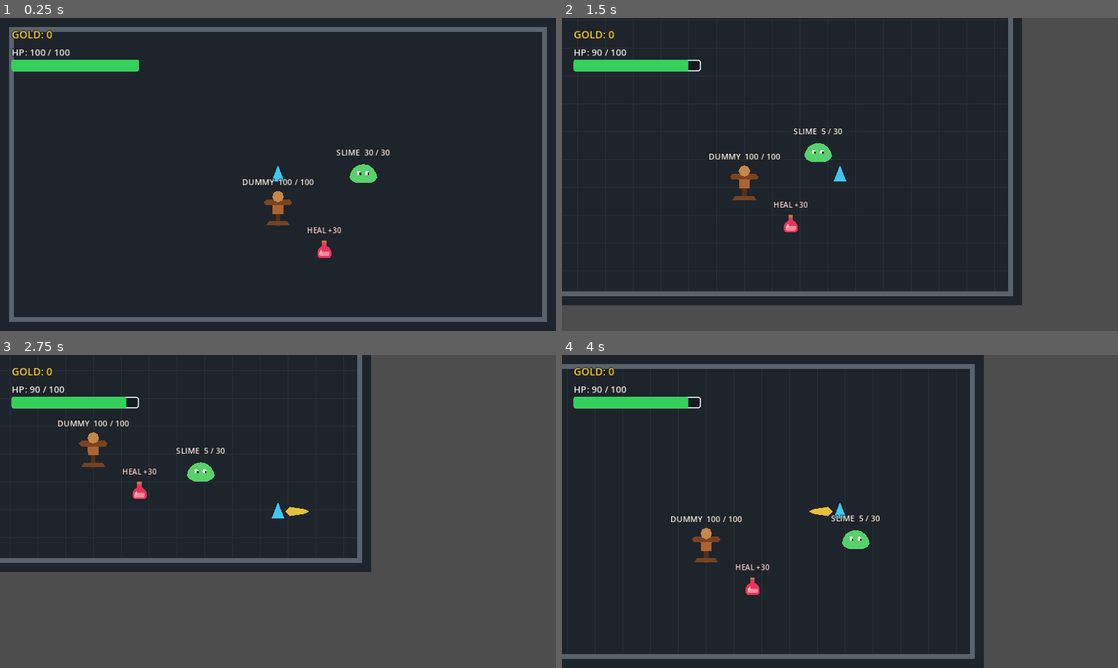
Above: before the commit, frames 1-4 (two rows, left to right).
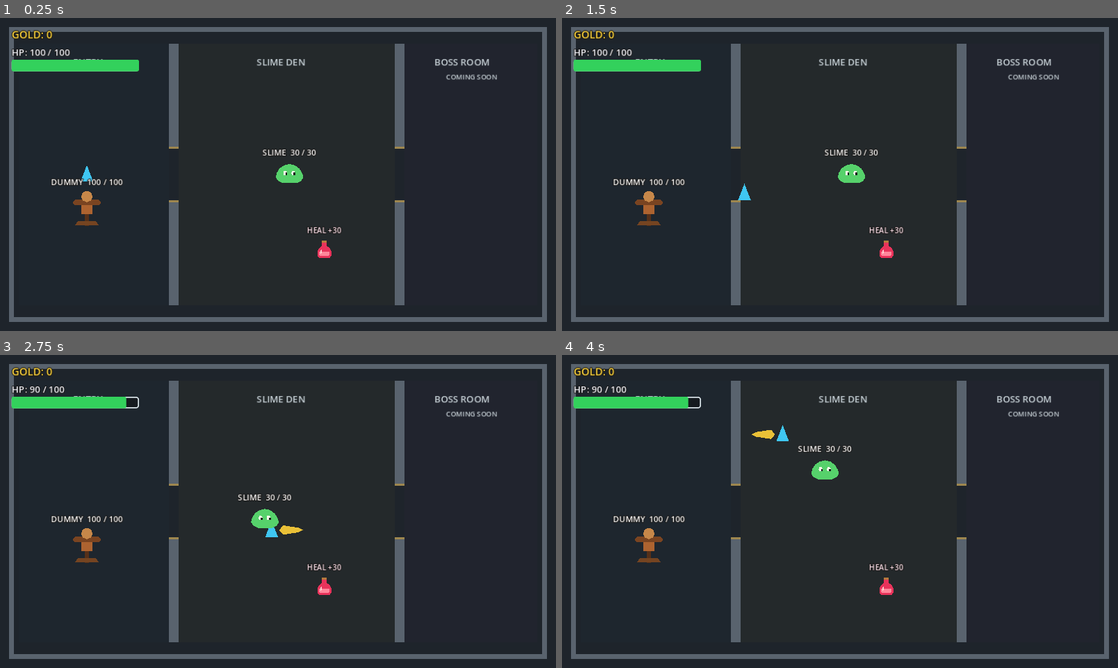
Above: after the commit, the same moments.

Repository: kartorhys-ship-it/mini-action-rpg
Game: Godot game, scene res://game/world/main.tscn
The game is run twice, just before and just after one commit, with the same random seed, the same clock (stepped at 60 frames per second) and the same inputs.
Inputs:
- Up to frame 1 (0.25 s): no input
- Up to frame 2 (1.5 s): hold D (move_right) 0.53-1.28 s; tap Space (attack) at 0.6, 1.35 s; hold S (move_down) from 1.28 s (still down)
- Up to frame 3 (2.75 s): release S (move_down) at 2.03 s; hold D (move_right) from 2.03 s (still down); tap Space (attack) at 2.1 s
- Up to frame 4 (4 s): release D (move_right) at 2.78 s; hold W (move_up) 2.78-3.53 s; tap Space (attack) at 2.85, 3.6 s; hold A (move_left) from 3.53 s (still down)

The runs differ from the first frame. In frame 1, 4.3% of the frame differs, in the area x 9-90%, y 8-92%; in frame 2, 32%; in frame 3, 60%, in the area x 0-100%, y 0-100%; in frame 4, 30%.

Commit message:
feat: add connected dungeon rooms

Diff:
--- a/game/world/main.gd
+++ b/game/world/main.gd
@@ -4,12 +4,19 @@
 const FLOOR_COLOR: Color = Color(0.12, 0.14, 0.17, 1.0)
 const BORDER_COLOR: Color = Color(0.35, 0.39, 0.43, 1.0)
 const GRID_COLOR: Color = Color(0.17, 0.19, 0.22, 1.0)
+const ENTRY_COLOR: Color = Color(0.12, 0.15, 0.18, 1.0)
+const SLIME_DEN_COLOR: Color = Color(0.14, 0.16, 0.17, 1.0)
+const BOSS_ROOM_COLOR: Color = Color(0.13, 0.14, 0.18, 1.0)
+const ROOM_LABEL_COLOR: Color = Color(0.78, 0.82, 0.84, 1.0)
+const DOORWAY_COLOR: Color = Color(0.62, 0.53, 0.31, 1.0)
 const GRID_SPACING: float = 48.0
 
 
 func _draw() -> void:
 	draw_rect(Rect2(Vector2.ZERO, ROOM_SIZE), FLOOR_COLOR, true)
-	draw_rect(Rect2(Vector2(20.0, 20.0), ROOM_SIZE - Vector2(40.0, 40.0)), BORDER_COLOR, false, 8.0)
+	draw_rect(Rect2(Vector2(32.0, 44.0), Vector2(260.0, 452.0)), ENTRY_COLOR, true)
+	draw_rect(Rect2(Vector2(308.0, 44.0), Vector2(374.0, 452.0)), SLIME_DEN_COLOR, true)
+	draw_rect(Rect2(Vector2(698.0, 44.0), Vector2(230.0, 452.0)), BOSS_ROOM_COLOR, true)
 
 	var x: float = 48.0
 	while x < ROOM_SIZE.x:
@@ -20,3 +27,19 @@
 	while y < ROOM_SIZE.y:
 		draw_line(Vector2(24.0, y), Vector2(ROOM_SIZE.x - 24.0, y), GRID_COLOR, 1.0)
 		y += GRID_SPACING
+
+	draw_rect(Rect2(Vector2(20.0, 20.0), ROOM_SIZE - Vector2(40.0, 40.0)), BORDER_COLOR, false, 8.0)
+	draw_rect(Rect2(Vector2(292.0, 44.0), Vector2(16.0, 180.0)), BORDER_COLOR, true)
+	draw_rect(Rect2(Vector2(292.0, 316.0), Vector2(16.0, 180.0)), BORDER_COLOR, true)
+	draw_rect(Rect2(Vector2(682.0, 44.0), Vector2(16.0, 180.0)), BORDER_COLOR, true)
+	draw_rect(Rect2(Vector2(682.0, 316.0), Vector2(16.0, 180.0)), BORDER_COLOR, true)
+	draw_line(Vector2(292.0, 224.0), Vector2(308.0, 224.0), DOORWAY_COLOR, 3.0)
+	draw_line(Vector2(292.0, 316.0), Vector2(308.0, 316.0), DOORWAY_COLOR, 3.0)
+	draw_line(Vector2(682.0, 224.0), Vector2(698.0, 224.0), DOORWAY_COLOR, 3.0)
+	draw_line(Vector2(682.0, 316.0), Vector2(698.0, 316.0), DOORWAY_COLOR, 3.0)
+
+	var room_font: Font = ThemeDB.fallback_font
+	draw_string(room_font, Vector2(126.0, 82.0), "ENTRY", HORIZONTAL_ALIGNMENT_LEFT, -1.0, 16, ROOM_LABEL_COLOR)
+	draw_string(room_font, Vector2(443.0, 82.0), "SLIME DEN", HORIZONTAL_ALIGNMENT_LEFT, -1.0, 16, ROOM_LABEL_COLOR)
+	draw_string(room_font, Vector2(750.0, 82.0), "BOSS ROOM", HORIZONTAL_ALIGNMENT_LEFT, -1.0, 16, ROOM_LABEL_COLOR)
+	draw_string(room_font, Vector2(770.0, 106.0), "COMING SOON", HORIZONTAL_ALIGNMENT_LEFT, -1.0, 12, ROOM_LABEL_COLOR)
--- a/game/world/main.tscn
+++ b/game/world/main.tscn
@@ -20,20 +20,23 @@
 [sub_resource type="CircleShape2D" id="CircleShape2D_attack"]
 radius = 25.0
 
+[sub_resource type="RectangleShape2D" id="RectangleShape2D_partition"]
+size = Vector2(16, 180)
+
 [node name="Main" type="Node2D"]
 script = ExtResource("1_world")
 
 [node name="Player" type="CharacterBody2D" parent="."]
-position = Vector2(480, 270)
+position = Vector2(150, 270)
 collision_layer = 2
 collision_mask = 1
 script = ExtResource("2_player")
 
 [node name="TrainingDummy" parent="." instance=ExtResource("4_dummy")]
-position = Vector2(480, 330)
+position = Vector2(150, 330)
 
 [node name="Slime" parent="." instance=ExtResource("5_slime")]
-position = Vector2(650, 270)
+position = Vector2(500, 270)
 target_path = NodePath("../Player")
 gold_drop_scene = ExtResource("6_gold_pickup")
 
@@ -70,6 +73,10 @@
 
 [node name="Camera2D" type="Camera2D" parent="Player"]
 position_smoothing_enabled = false
+limit_left = 0
+limit_top = 0
+limit_right = 960
+limit_bottom = 540
 
 [node name="Walls" type="StaticBody2D" parent="."]
 collision_layer = 1
@@ -92,6 +99,22 @@
 position = Vector2(928, 270)
 rotation = 1.5708
 shape = SubResource("RectangleShape2D_wall")
+
+[node name="EntryNorthPartition" type="CollisionShape2D" parent="Walls"]
+position = Vector2(300, 134)
+shape = SubResource("RectangleShape2D_partition")
+
+[node name="EntrySouthPartition" type="CollisionShape2D" parent="Walls"]
+position = Vector2(300, 406)
+shape = SubResource("RectangleShape2D_partition")
+
+[node name="BossNorthPartition" type="CollisionShape2D" parent="Walls"]
+position = Vector2(690, 134)
+shape = SubResource("RectangleShape2D_partition")
+
+[node name="BossSouthPartition" type="CollisionShape2D" parent="Walls"]
+position = Vector2(690, 406)
+shape = SubResource("RectangleShape2D_partition")
 
 [node name="CanvasLayer" type="CanvasLayer" parent="."]
 
--- /dev/null
+++ b/tests/test_dungeon_layout.gd
@@ -0,0 +1,66 @@
+extends SceneTree
+
+const MAIN_SCENE: PackedScene = preload("res://game/world/main.tscn")
+
+
+func _initialize() -> void:
+	_run_test.call_deferred()
+
+
+func _run_test() -> void:
+	var main_scene: Node2D = MAIN_SCENE.instantiate() as Node2D
+	root.add_child(main_scene)
+	await physics_frame
+	await physics_frame
+
+	var player: CharacterBody2D = main_scene.get_node("Player") as CharacterBody2D
+	var walls: StaticBody2D = main_scene.get_node("Walls") as StaticBody2D
+	var camera: Camera2D = player.get_node("Camera2D") as Camera2D
+	if not player.global_position.is_equal_approx(Vector2(150.0, 270.0)):
+		push_error("Player should start in the entry chamber; got %s." % str(player.global_position))
+		quit(1)
+		return
+	if camera.limit_left != 0 or camera.limit_top != 0 or camera.limit_right != 960 or camera.limit_bottom != 540:
+		push_error("Camera limits should frame the complete 960 x 540 level.")
+		quit(1)
+		return
+	for wall_name: String in ["EntryNorthPartition", "EntrySouthPartition", "BossNorthPartition", "BossSouthPartition"]:
+		if walls.get_node_or_null(wall_name) == null:
+			push_error("Dungeon partition '%s' is missing collision." % wall_name)
+			quit(1)
+			return
+
+	player.global_position = Vector2(260.0, 190.0)
+	player.force_update_transform()
+	Input.action_press(&"move_right")
+	await create_timer(0.5).timeout
+	Input.action_release(&"move_right")
+	if player.global_position.x >= 282.0:
+		push_error("The entry partition should block movement through its solid section; player x=%.1f." % player.global_position.x)
+		quit(1)
+		return
+
+	player.global_position = Vector2(260.0, 270.0)
+	player.force_update_transform()
+	await physics_frame
+	Input.action_press(&"move_right")
+	await create_timer(0.6).timeout
+	Input.action_release(&"move_right")
+	if player.global_position.x <= 330.0:
+		push_error("The centerline doorway should allow passage into the slime den; player x=%.1f." % player.global_position.x)
+		quit(1)
+		return
+
+	player.global_position = Vector2(660.0, 270.0)
+	player.force_update_transform()
+	await physics_frame
+	Input.action_press(&"move_right")
+	await create_timer(0.45).timeout
+	Input.action_release(&"move_right")
+	if player.global_position.x <= 710.0:
+		push_error("The second centerline doorway should allow passage into the boss-room placeholder; player x=%.1f." % player.global_position.x)
+		quit(1)
+		return
+
+	print("Dungeon layout test passed: spawn, full-level camera framing, solid partition, and both doorways.")
+	quit(0)
Not shown: 1 places in game/world/main.tscn that only renumber resources
Not shown, added: tests/test_dungeon_layout.gd.uid
Not shown, changed: README.md
Not shown, changed: docs/ARCHITECTURE.md
Not shown, changed: docs/ROADMAP.md
Not shown, added: features/dungeon_layout/ACCEPTANCE.md
Not shown, added: features/dungeon_layout/SPEC.md
Not shown, added: features/dungeon_layout/WORK_RECORD.md
Not shown, changed: game/world/README.md
Not shown, changed: tests/README.md
